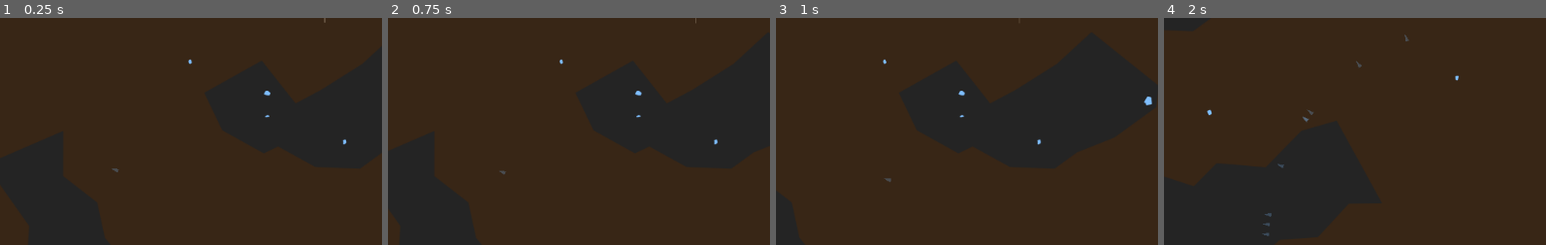
Above: before the commit, frames 1-4 (left to right).
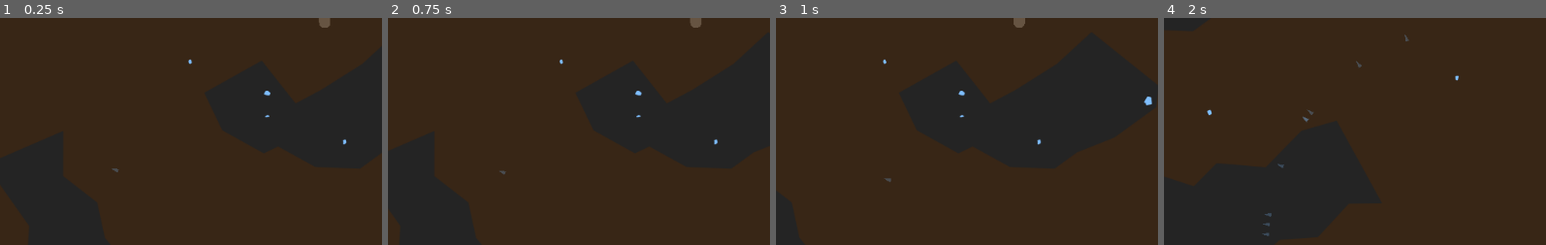
Above: after the commit, the same moments.

Repository: Cube-Number-Zero/Nutreants_attempt2
Game: Godot game, scene res://World.tscn
Two runs of this game, one before a commit and one after it. Both use one fixed random seed, a clock stepped at 60 frames per second and the inputs below. This scene is started directly instead of the project's main scene.
Inputs (mouse positions are % of the whole screen's width and height, from its top left):
- Up to frame 1 (0.25 s): no input
- Up to frame 2 (0.75 s): tap Enter at 0.5 s; move the mouse to (73, 45) at 0.52 s; hold Right (ui_right) from 0.53 s (still down); click (73, 45) at 0.67 s
- Up to frame 3 (1 s): keep holding Right (ui_right)
- Up to frame 4 (2 s): move the mouse to (30, 55) at 1.27 s; release Right (ui_right) at 1.28 s; hold Down (ui_down) from 1.28 s (still down)
The pictures show only the part of the screen within x 8-58%, y 0-50%; the shares and areas given below are measured in that part.

The runs differ from the first frame. In frame 1, 0.1% of the frame differs, in the area x 83-87%, y 0-5%; in frame 2, 0.1%; in frame 3, 0.1%, in the area x 62-66%, y 0-5%; in frame 4, nothing differs.

Commit message:
Initial branch now has a minimum size

Diff:
--- a/tree_root_node.gd
+++ b/tree_root_node.gd
@@ -11,7 +11,7 @@
 # they look like this: 0.1.1.0.2.0
 var longest_distance = 0
 var permanent = false
-var size = 10
+var size = 20
 var connected_to_patch = false # Is the node gathering resources from a patch?
 var connected_patch = null # The patch this node is connected to, if there is one
 var in_rocky_soil = false
@@ -179,6 +179,8 @@
 		if not shriveled:
 			line.default_color = Color(0.402344, 0.330833, 0.259323)
 			line.z_index = 6
+	if permanent:
+		line.width = max(line.width, 15)
 	return size
 
 func shrivel():
